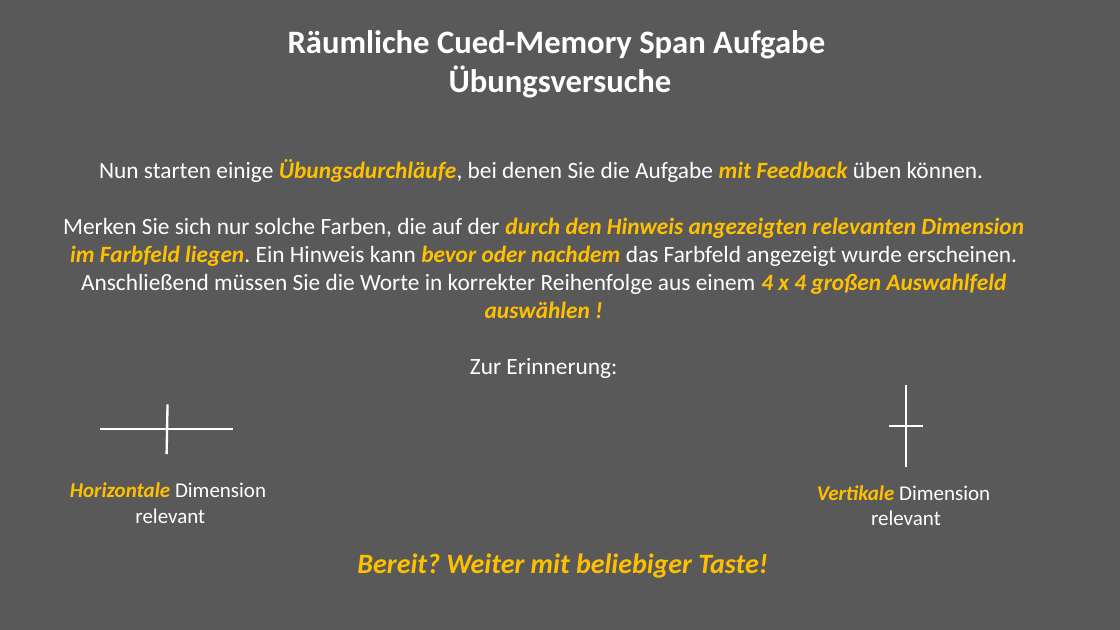
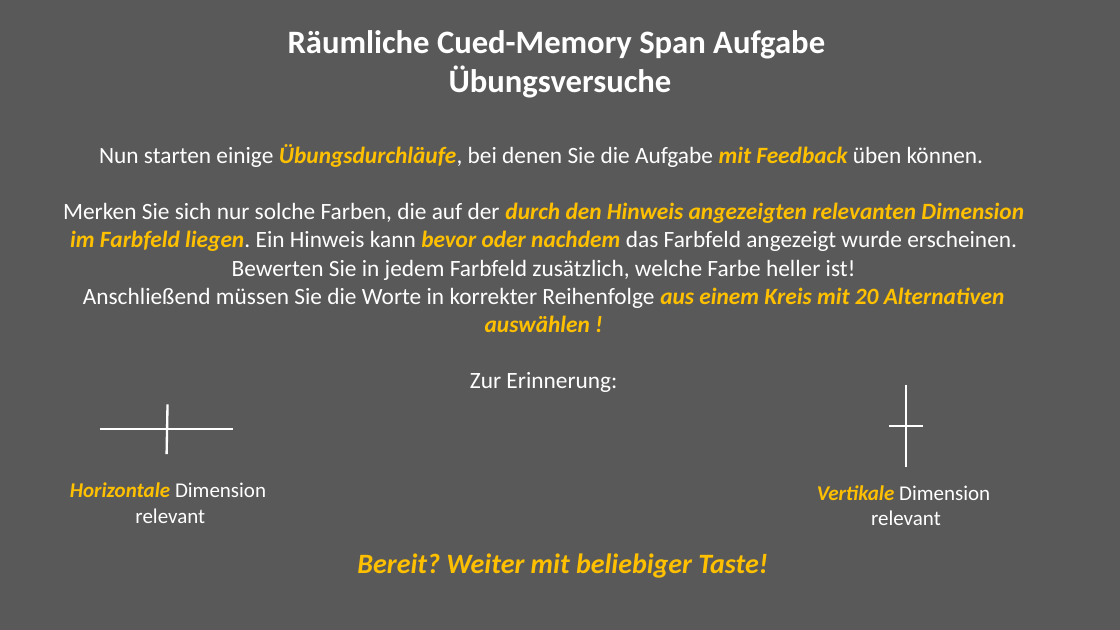
Before and after one commit to jgman86/neurocognitive-psychometrics, a slide deck: slide 11 of M3-ExpSpatial/Instructions/Instructions_spatial.pptx. Drawn at 1120x630 pixels with LibreOffice and Linux fonts; fonts in the diff are those of the drawing. Boxes give left, top, right and bottom in pixels: in the first picture for what was removed or moved away, otherwise in the second. Text is boxed around its words. In the diff, an @@ line names an element or a change of style, - is before the commit and + after.

```diff
--- a/M3-ExpSpatial/Instructions/Instructions_spatial.pptx
+++ b/M3-ExpSpatial/Instructions/Instructions_spatial.pptx
@@ text "Nun starten einige Übungsdurchläufe, bei ...": place and size @@
-text "Nun starten einige Übungsdurchläufe, bei ..." at bbox=[63, 159, 1024, 378]
+text "Nun starten einige Übungsdurchläufe, bei ..." at bbox=[63, 144, 1024, 392]
@@ text at bbox=[83, 260, 1005, 332]: text changed @@
-Anschließend müssen Sie die Worte in korrekter Reihenfolge aus einem 4 x 4 großen Auswahlfeld auswählen !
+Bewerten Sie in jedem Farbfeld zusätzlich, welche Farbe heller ist!
+Anschließend müssen Sie die Worte in korrekter Reihenfolge aus einem Kreis mit 20 Alternativen auswählen !
```
Also in this commit, not shown: 13 other slides changed, 2 slides added, 1 slide removed.
